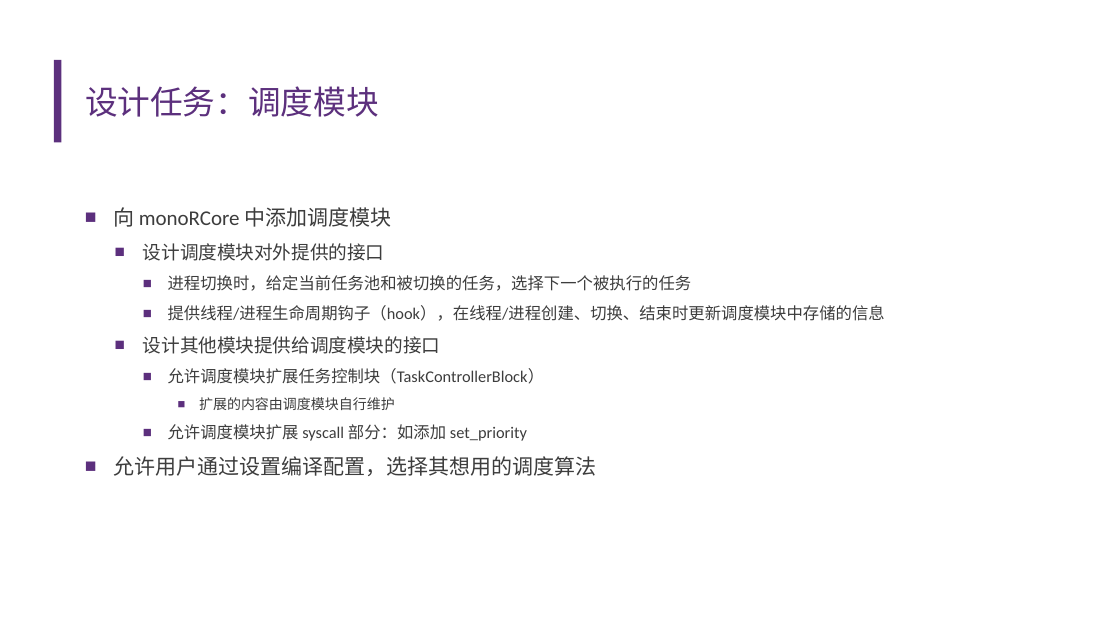
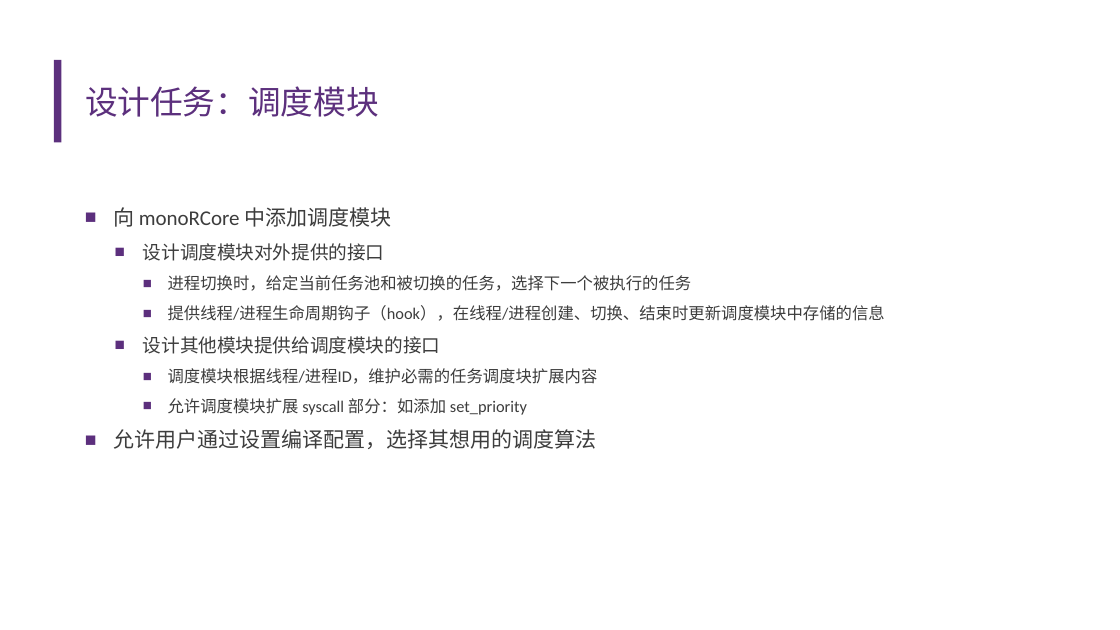
Before and after one commit to emily-jia/monoRCore, a slide deck: slide 11 of 开题报告.pptx (slide 9 before the commit). Drawn at 1120x630 pixels with LibreOffice and Linux fonts; fonts in the diff are those of the drawing; background and template pictures are left out. Boxes give left, top, right and bottom in pixels: in the first picture for what was removed or moved away, otherwise in the second. Text is boxed around its words. In the diff, an @@ line names an element or a change of style, - is before the commit and + after.

```diff
--- a/开题报告.pptx
+++ b/开题报告.pptx
@@ text at <box>168,368,598,384</box>: text changed @@
-    ■ 允许调度模块扩展任务控制块（TaskControllerBlock）
-      ■ 扩展的内容由调度模块自行维护
+    ■ 调度模块根据线程/进程ID，维护必需的任务调度块扩展内容
```
Also in this commit, not shown: 3 other slides changed, 2 slides added.
